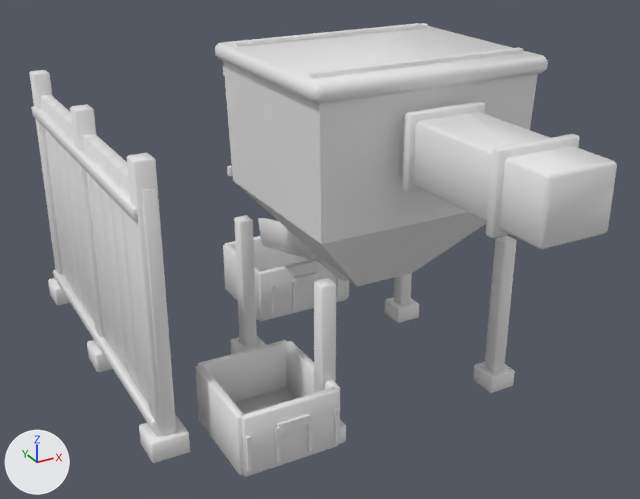
The OBJ model assets/tts/saltwick-working-harbour-r2/ice-dispatch.obj: old version first, new version second.
Rendered twice from a 50 mm lens placed at (-2.27, -4.99, 3.43), pointed at (0.4, -0.13, 1.0). The lights are fixed; the arrows at lower left show +X, +Y and +Z. The older version comes first. Where no turn or scale is listed for an object, it has been applied to the vertices.

The first picture shows 'ice-dispatch'.
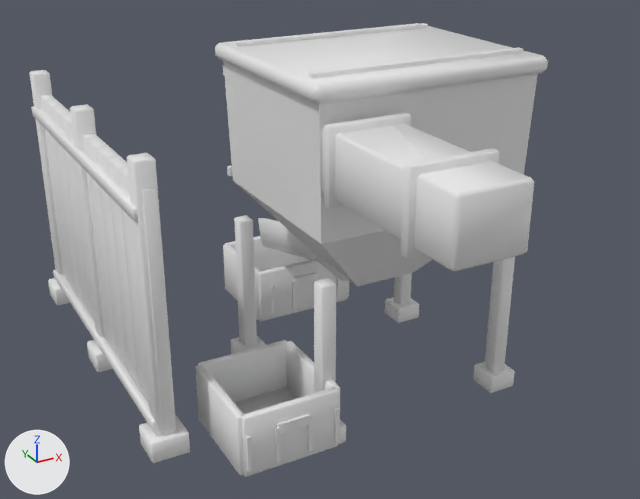
Commit message: Bring the ice feed through the solid pier between the net shed windows

Where the change shows, as pixel boxes (x1, y1, x2, y2) in the pictures (640 x 499 px; the box of a moved part takes in the faces that stretch with it):
'ice-dispatch', reshaped (12% narrower)
    before: (30, 23, 617, 477)
    after: (30, 23, 548, 477)
part 1 of me_ice_dispatch, moved or reshaped
    before: (399, 112, 617, 250)
    after: (321, 123, 534, 272)
part 2 of me_ice_dispatch, moved or reshaped
    before: (402, 102, 485, 193)
    after: (324, 113, 411, 208)
part 3 of me_ice_dispatch, moved or reshaped
    before: (486, 134, 580, 238)
    after: (401, 148, 500, 258)

Diff of the bpy script that builds the scene:
```diff
--- a/assets/tts/saltwick-working-harbour-r2/ice-dispatch.obj.py
+++ b/assets/tts/saltwick-working-harbour-r2/ice-dispatch.obj.py
@@ me_ice_dispatch @@
 me_ice_dispatch.from_pydata(...)  # 2480 vertices, 4662 faces; spans x -1.01..1.57, y -2.09..2.15, z 0.0..2.37
 # used by ob_ice_dispatch; location = (0.0, 0.0, 0.0)
+# me_ice_dispatch part 1: the loose piece of 48 vertices spanning x 0.52..0.98, y -2.09..-0.79, z 1.72..2.1 is moved by (-0.52, 0.0, 0.0)
+# me_ice_dispatch part 2: the loose piece of 48 vertices spanning x 0.49..1.01, y -1.01..-0.96, z 1.68..2.14 is moved by (-0.52, 0.0, 0.0)
+# me_ice_dispatch part 3: the loose piece of 48 vertices spanning x 0.49..1.01, y -1.78..-1.72, z 1.68..2.14 is moved by (-0.52, 0.0, 0.0)
```
